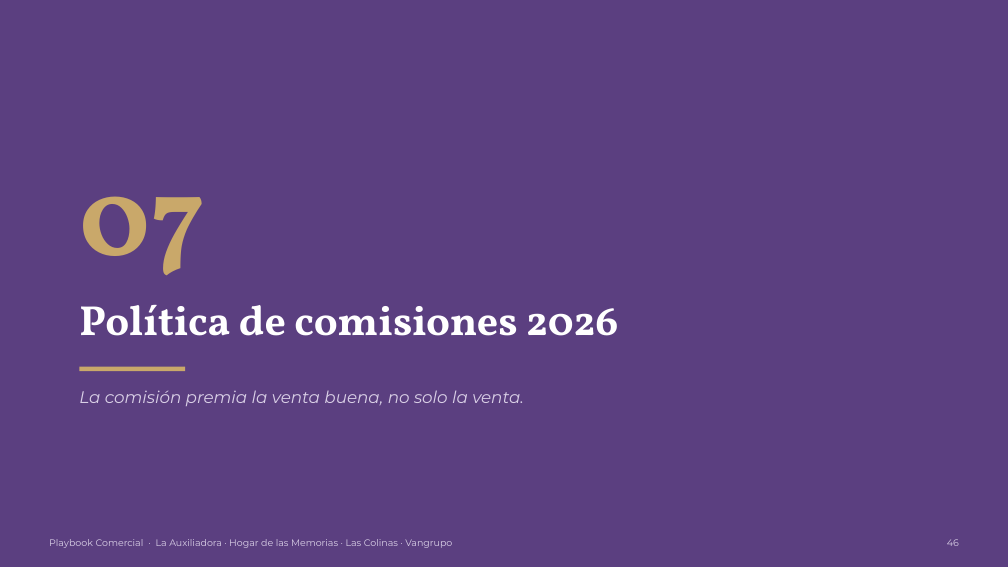
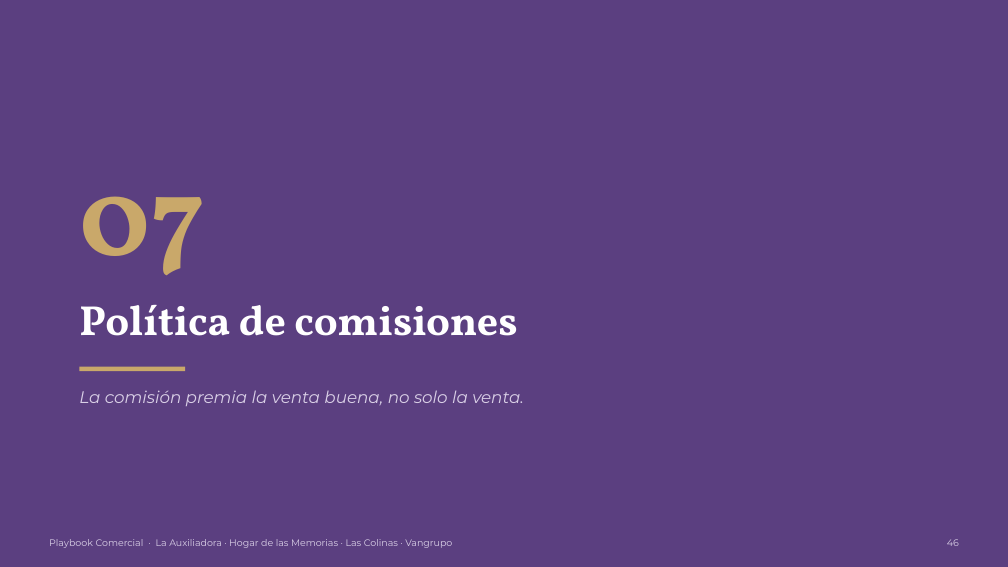
Before and after one commit to os267/teste, a slide deck: slide 46 of playbook/salida/Playbook_Comercial_Cremacion_Vangrupo.pptx. Drawn at 1008x567 pixels with LibreOffice and Linux fonts; fonts in the diff are those of the drawing. Boxes give left, top, right and bottom in pixels: in the first picture for what was removed or moved away, otherwise in the second. Text is boxed around its words. In the diff, an @@ line names an element or a change of style, - is before the commit and + after.

```diff
--- a/playbook/salida/Playbook_Comercial_Cremacion_Vangrupo.pptx
+++ b/playbook/salida/Playbook_Comercial_Cremacion_Vangrupo.pptx
@@ text at box(79, 305, 517, 336): text changed @@
-Política de comisiones 2026
+Política de comisiones
```
Also in this commit, not shown: 3 other slides changed, 11 other files.
